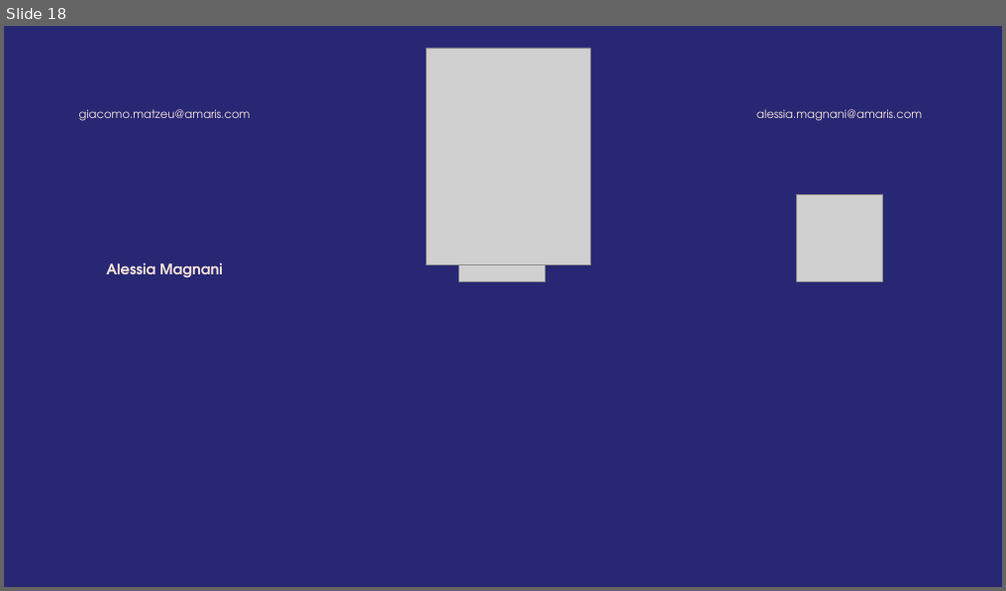
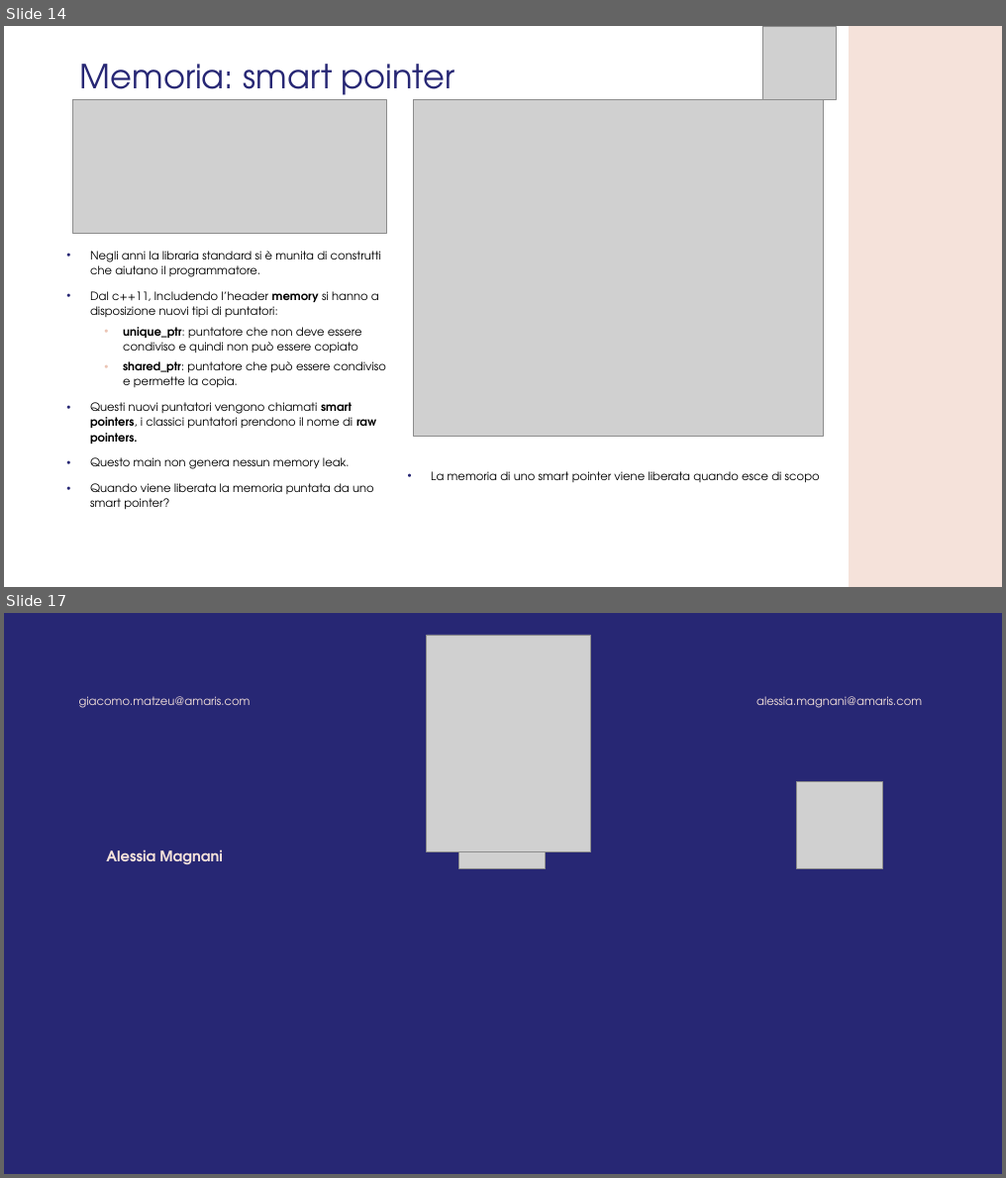
Before and after one commit to GMATZEU42/WS, a slide deck: WS03/WS_3.odp. Shown one above the other, each under a label of ours: slide 18 before the commit, slides 14 and 17 after it; the slides between them are not shown. The pictures are 1006x591 and 1006x1178 pixels, drawn with LibreOffice and Linux fonts; fonts in the diff are those of the drawing; grey boxes stand for pictures; background and template pictures are left out. Boxes give left, top, right and bottom in pixels: in the first picture for what was removed or moved away, otherwise in the second. Text is boxed around its words. In the diff, an @@ line names an element or a change of style, - is before the commit and + after.

```diff
--- a/WS03/WS_3.odp
+++ b/WS03/WS_3.odp
@@ slide 14 added at (4,26,1002,587), background #FFFFFF @@
@@ picture added at (762,26,837,100) @@
@@ freeform shape added at (848,26,1002,587), fill #F5E2DA @@
@@ title added at (80,64,455,104), 32 pt, text #272774 @@
+Memoria: smart pointer
@@ picture added at (73,100,387,233) @@
@@ picture added at (414,100,823,437) @@
@@ text added at (90,251,386,510), 11 pt, text #000000 @@
+• Negli anni la libraria standard si è munita di construtti che aiutano il programmatore.
+• Dal c++11, Includendo l’header memory si hanno a disposizione nuovi tipi di puntatori:
+  • unique_ptr: puntatore che non deve essere condiviso e quindi non può essere copiato
+  • shared_ptr: puntatore che può essere condiviso e permette la copia.
+• Questi nuovi puntatori vengono chiamati smart pointers, i classici puntatori prendono il nome di raw pointers.
+• Questo main non genera nessun memory leak.
+• Quando viene liberata la memoria puntata da uno smart pointer?
@@ text added at (431,472,820,483), 11 pt, text #000000 @@
+• La memoria di uno smart pointer viene liberata quando esce di scopo
@@ what was slide 18 is now slide 17 @@
```
Also in this commit, not shown: 1 slide changed, 12 other slides added, 14 slides removed, 2 other files.
